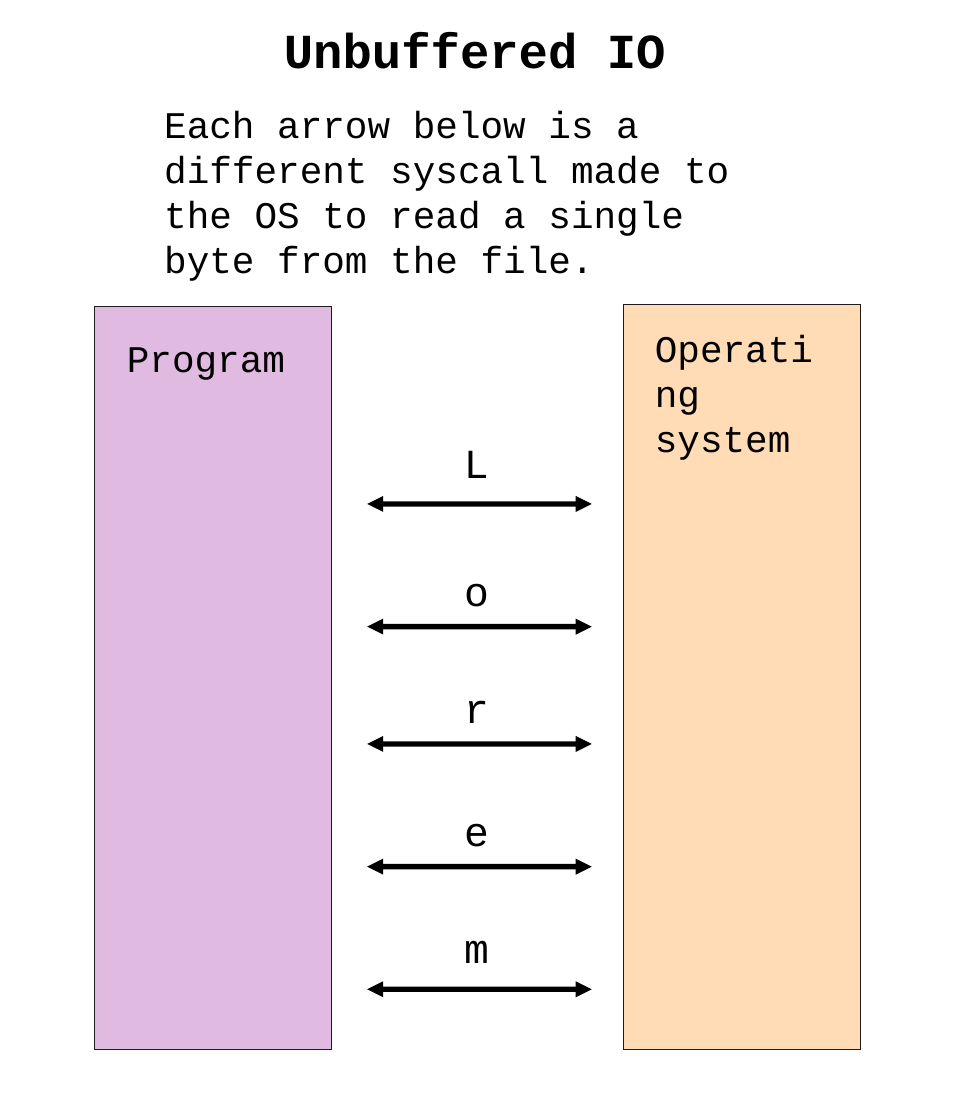
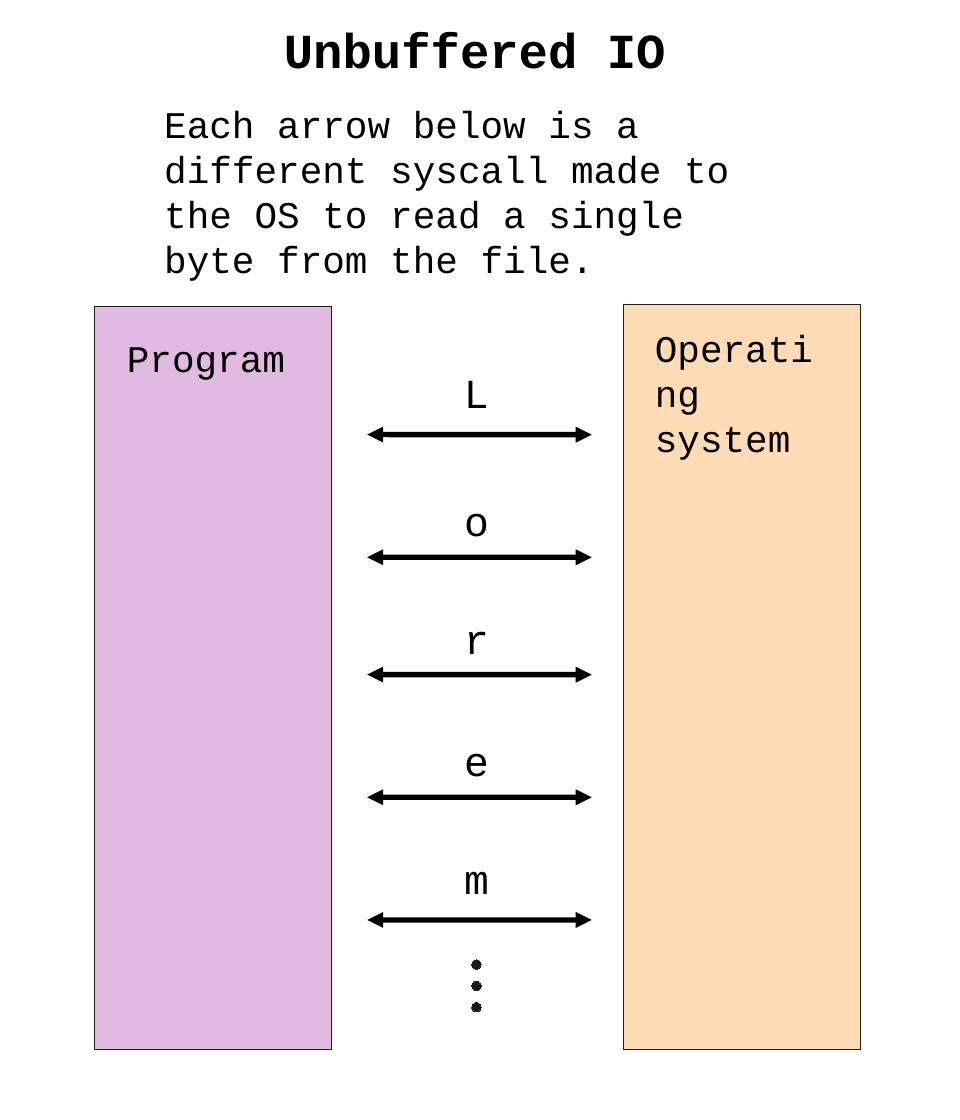
Before and after one commit to pedropark99/zig-book, a slide deck: slide 1 of Figures/Powerpoint/unbuffered-io.odp. Drawn at 960x1120 pixels with LibreOffice and Linux fonts; fonts in the diff are those of the drawing. Boxes give left, top, right and bottom in pixels: in the first picture for what was removed or moved away, otherwise in the second. Text is boxed around its words. In the diff, an @@ line names an element or a change of style, - is before the commit and + after.

```diff
--- a/Figures/Powerpoint/unbuffered-io.odp
+++ b/Figures/Powerpoint/unbuffered-io.odp
@@ 5 texts, 5 double arrows: place and size @@
-5 texts, 5 double arrows at <box>367,450,592,988</box>
+5 texts, 5 double arrows at <box>367,380,592,919</box>
@@ ellipse added at <box>471,960,481,969</box>, fill #1C1C1C, outline #1C1C1C 0 pt @@
@@ ellipse added at <box>471,980,481,990</box>, fill #1C1C1C, outline #1C1C1C 0 pt @@
@@ ellipse added at <box>471,1002,481,1011</box>, fill #1C1C1C, outline #1C1C1C 0 pt @@
```
Also in this commit, not shown: 15 other files.
